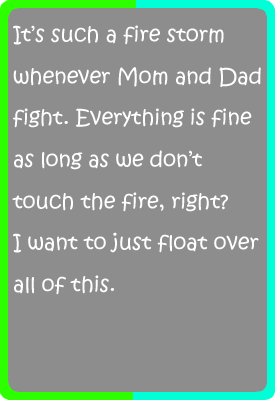
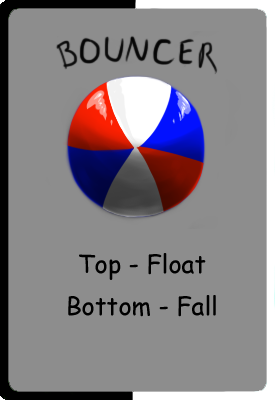
Layered file, before and after one edit (275x400). Changes by layer:
showed "Layer15 copy" over [45, 31, 241, 229]
showed "Top - Float Bottom - Fall" over [68, 253, 216, 317]
hid "It’s such a fire storm whenever Mom and Dad fight. Everything i" over [12, 25, 261, 295]
painted on "Layer14 copy" over [0, 0, 275, 400]
